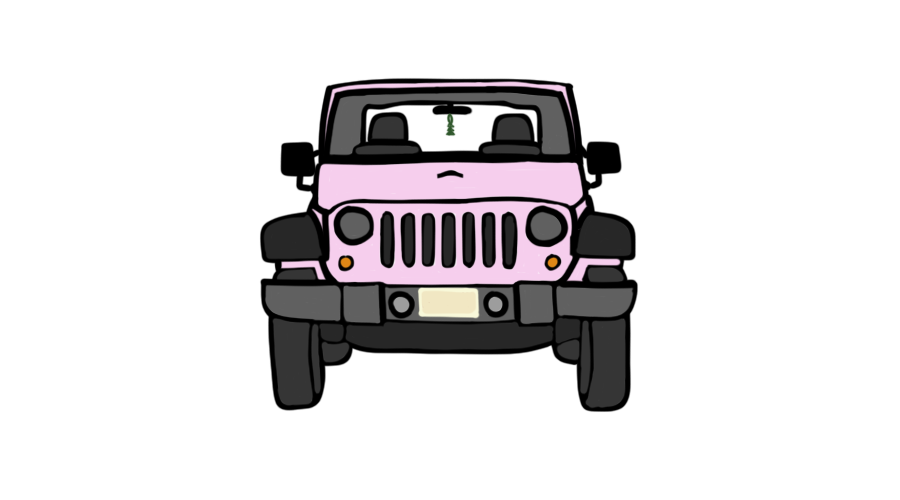
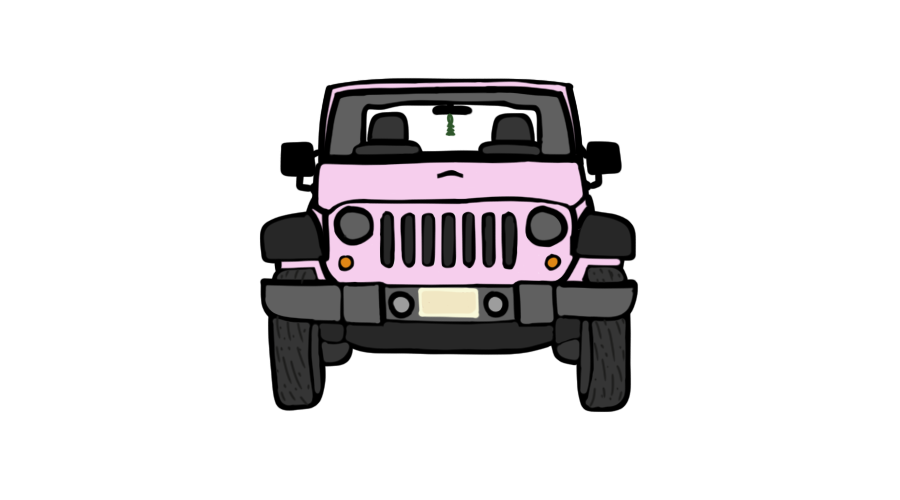
Layers edited between the first and the second 900px x 500px image:
added layer "Layer 2" above "Layer 1" over [274, 234, 627, 408]
